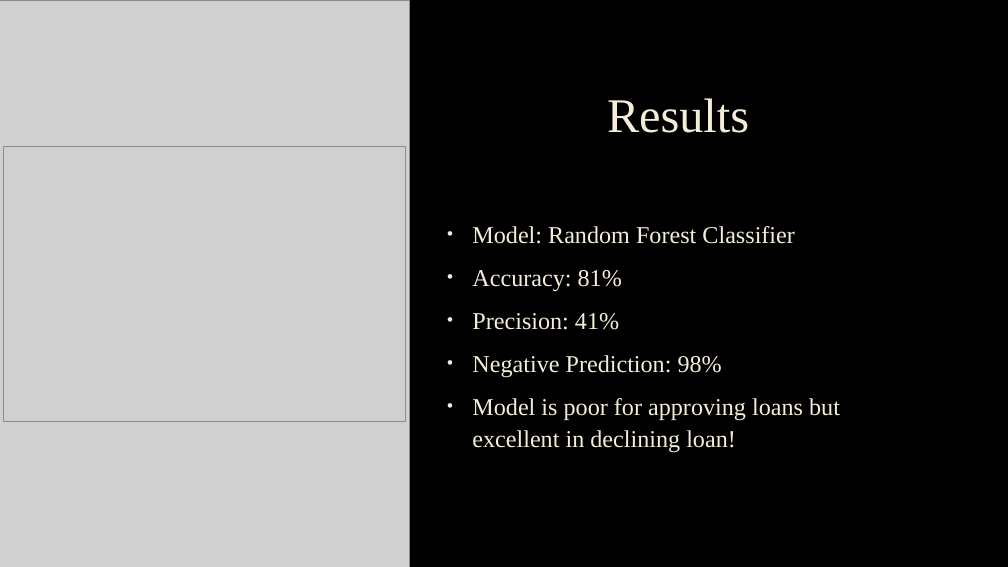
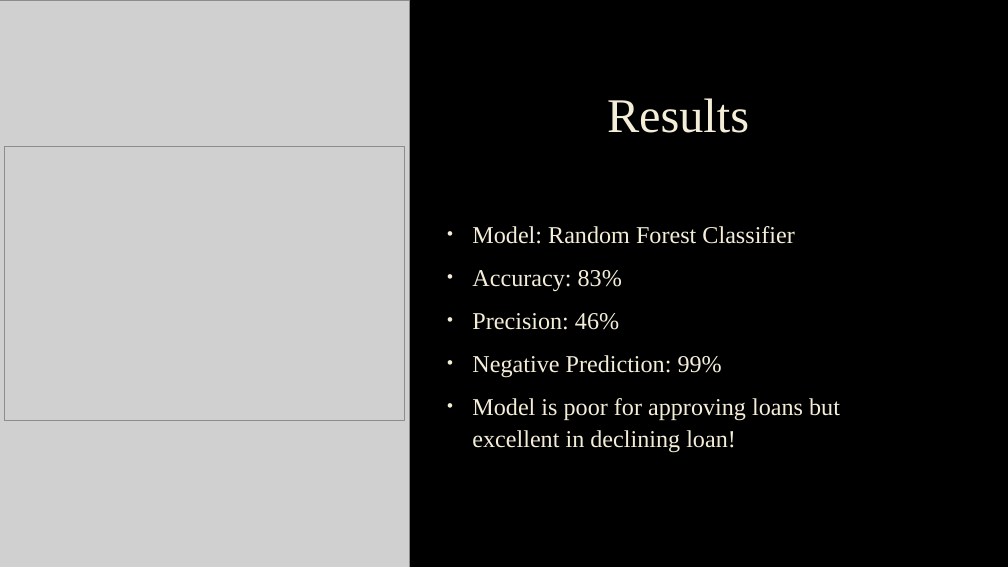
Before and after one commit to JohnathanJack/Predict-Loan-Application-Status, a slide deck: slide 6 of Predicting Loan Application Status.pptx. Drawn at 1008x567 pixels with LibreOffice and Linux fonts; fonts in the diff are those of the drawing; grey boxes stand for pictures; background and template pictures are left out. Boxes give left, top, right and bottom in pixels: in the first picture for what was removed or moved away, otherwise in the second. Text is boxed around its words. In the diff, an @@ line names an element or a change of style, - is before the commit and + after.

```diff
--- a/Predicting Loan Application Status.pptx
+++ b/Predicting Loan Application Status.pptx
@@ text at bbox=[472, 270, 722, 378]: text changed @@
-• Accuracy: 81%
-• Precision: 41%
-• Negative Prediction: 98%
+• Accuracy: 83%
+• Precision: 46%
+• Negative Prediction: 99%
```
Also in this commit, not shown: 3 other files.
